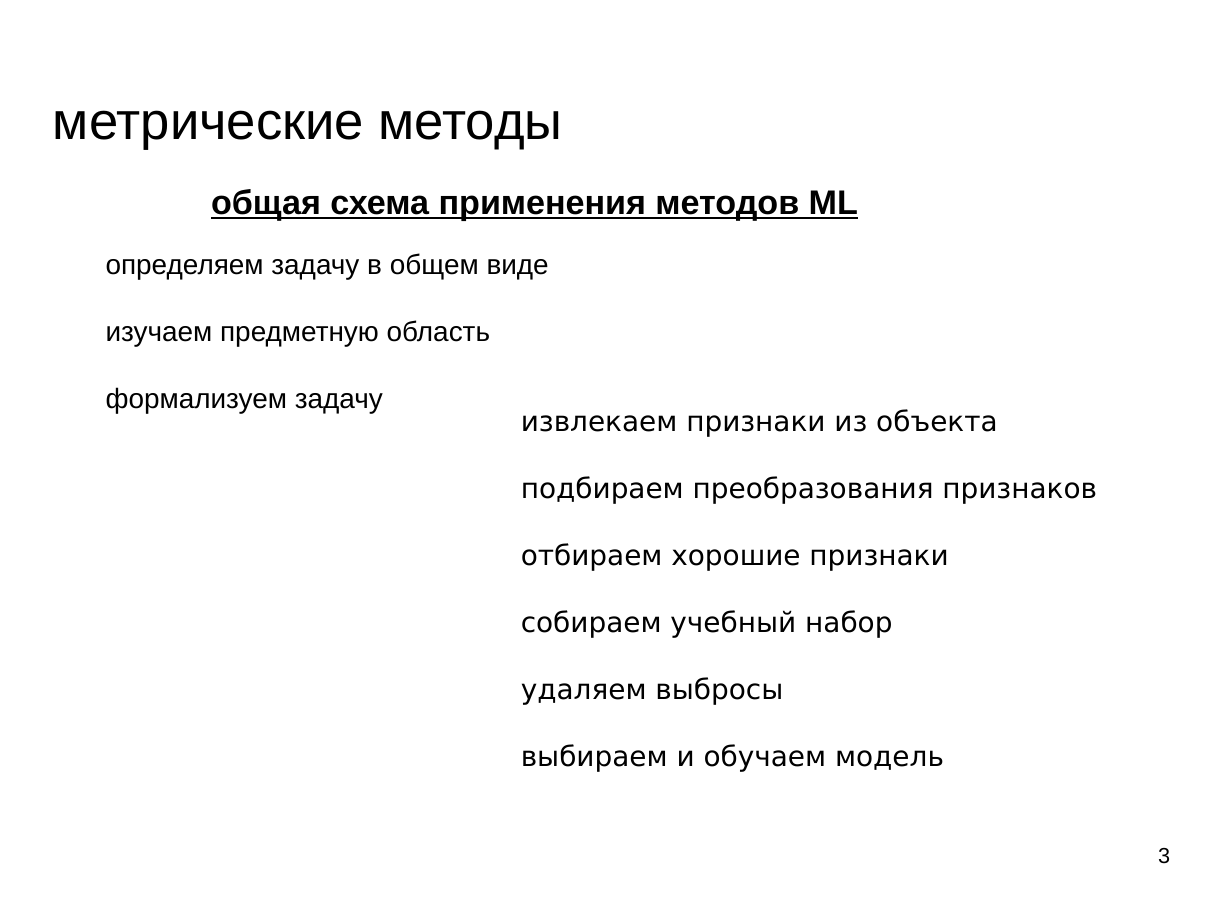
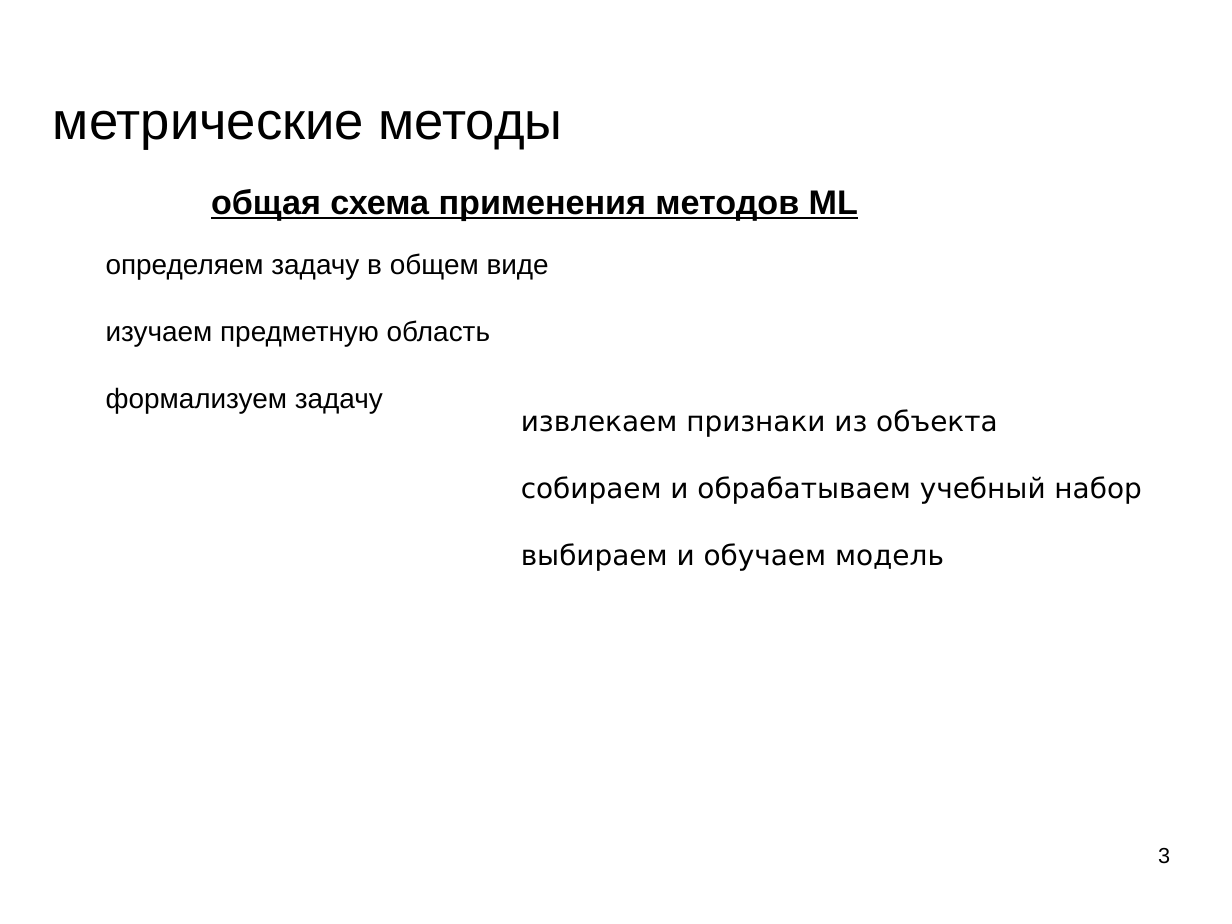
Before and after one commit to mechanoid5/ml_lectorium_legacy, a slide deck: slide 3 of 03-metric.odp. Drawn at 1232x924 pixels with LibreOffice and Linux fonts; fonts in the diff are those of the drawing; background and template pictures are left out. Boxes give left, top, right and bottom in pixels: in the first picture for what was removed or moved away, otherwise in the second. Text is boxed around its words. In the diff, an @@ line names an element or a change of style, - is before the commit and + after.

```diff
--- a/03-metric.odp
+++ b/03-metric.odp
@@ text at <box>521,476,1141,503</box>: text changed @@
-подбираем преобразования признаков
-отбираем хорошие признаки
-собираем учебный набор
-удаляем выбросы
+собираем и обрабатываем учебный набор
```
Also in this commit, not shown: 7 other slides changed, 1 slide added, 1 other file.
